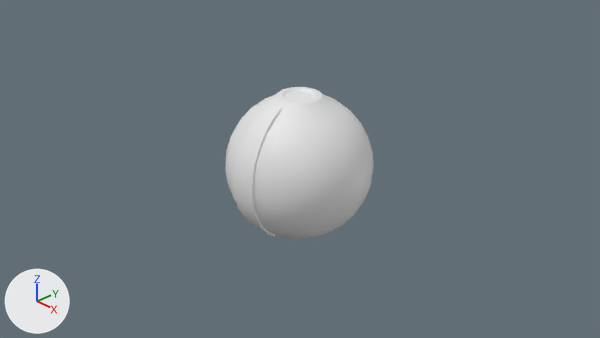
Renders of the Blender file Copernicus/Copernicus.blend from each side of a commit.
Before and after are seen from the file's camera 'Camera'. The lights are fixed; the arrows at lower left show +X, +Y and +Z.
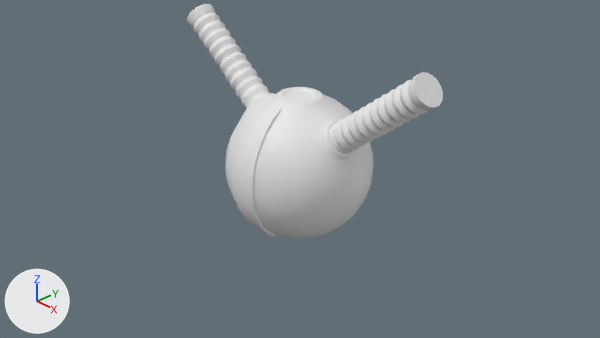
Scene script edits in JSON lines:
```json
{"block": "me_sphere", "where": "# used by ob_sphere; location = (0.0, 0.0, 0.0)"}
{"op": "remove", "block": "me_sphere", "code": "me_sphere.from_pydata(...)  # 572 vertices, 602 faces; spans x -1.0..1.0, y -1.03..1.0, z -1.0..1.01"}
{"op": "add", "block": "me_sphere", "code": "me_sphere.from_pydata(...)  # 1113 vertices, 1118 faces; spans x 0.0..2.2, y -1.03..1.0, z -1.0..1.82"}
{"block": "me_sphere", "change": "me_sphere part 1: 4 vertices moved from x 0.69..0.82, y -0.16..0.16, z 0.56..0.71 to x 0.57..0.88, y -0.21..0.21, z 0.44..0.82; 8 vertices removed from x 0.56..0.92, y -0.32..0.32, z 0.38..0.83; 816 vertices added at x 0.53..2.2, y -0.35..0.35, z 0.36..1.82"}
{"op": "add", "block": "ob_sphere", "code": "_m = ob_sphere.modifiers.new('Mirror', 'MIRROR')"}
```

Pixel boxes [x1, y1, x2, y2] of what changed, in the pictures (600 x 338 px):
```json
{"object": "Sphere", "change": "reshaped, modifiers changed", "before": [225, 87, 374, 239], "after": [187, 4, 443, 239], "on screen": "71% wider, 54% taller"}
{"part": 1, "of": "me_sphere", "change": "built on", "before": [307, 107, 368, 180], "after": [187, 4, 443, 180]}
```
